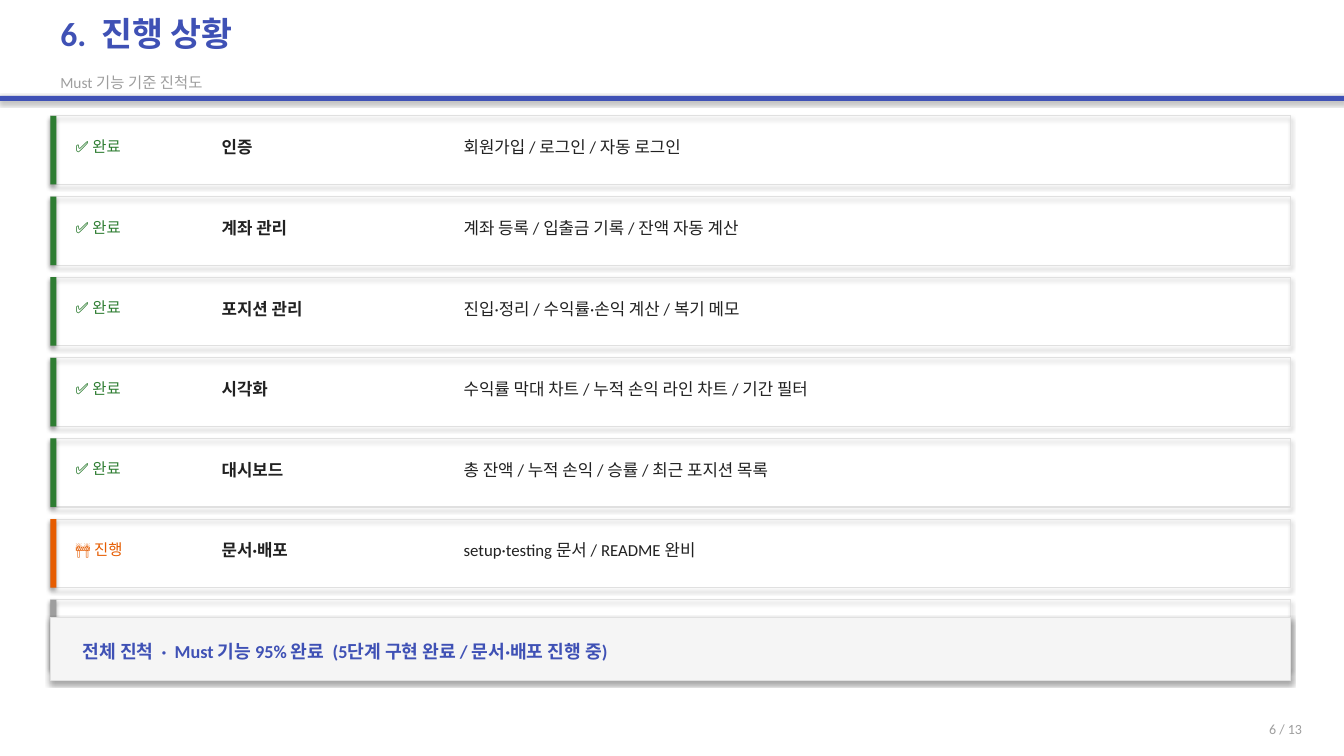
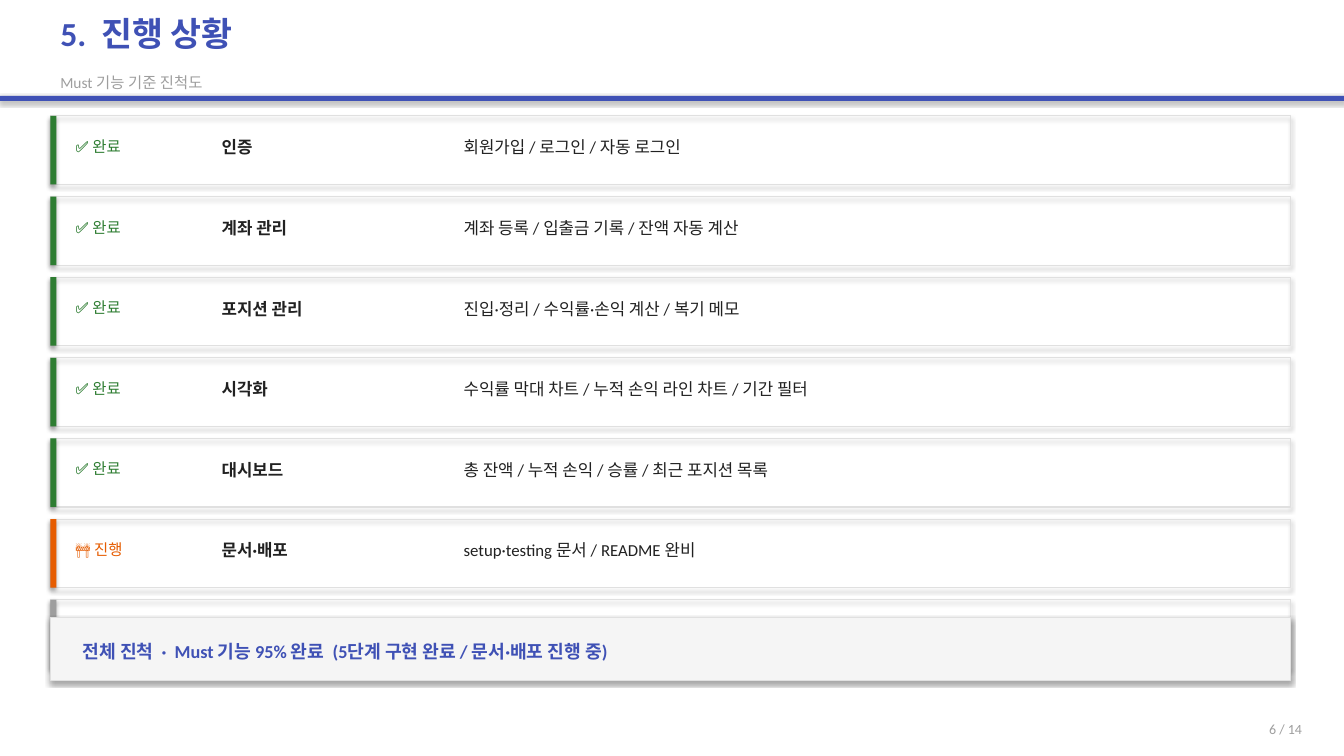
Before and after one commit to 2022136020/project_c, a slide deck: slide 6 of portfolio-tracker/presentation/portfolio-tracker.pptx (slide 7 before the commit). Drawn at 1344x756 pixels with LibreOffice and Linux fonts; fonts in the diff are those of the drawing. Boxes give left, top, right and bottom in pixels: in the first picture for what was removed or moved away, otherwise in the second. Text is boxed around its words. In the diff, an @@ line names an element or a change of style, - is before the commit and + after.

```diff
--- a/portfolio-tracker/presentation/portfolio-tracker.pptx
+++ b/portfolio-tracker/presentation/portfolio-tracker.pptx
@@ text at (x1=60, y1=17, x2=233, y2=49): text changed @@
-6. 진행 상황
+5. 진행 상황
@@ text at (x1=1269, y1=724, x2=1302, y2=734): text changed @@
-6 / 13
+6 / 14
```
Also in this commit, not shown: 12 other slides changed, 1 slide added, 1 slide removed, 6 other files.
